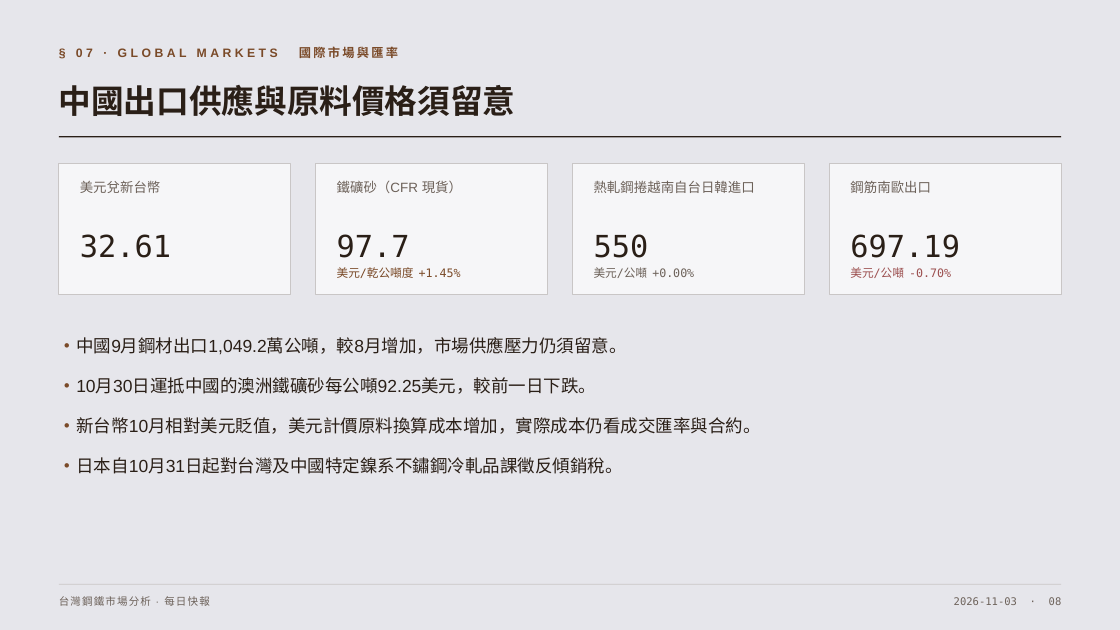
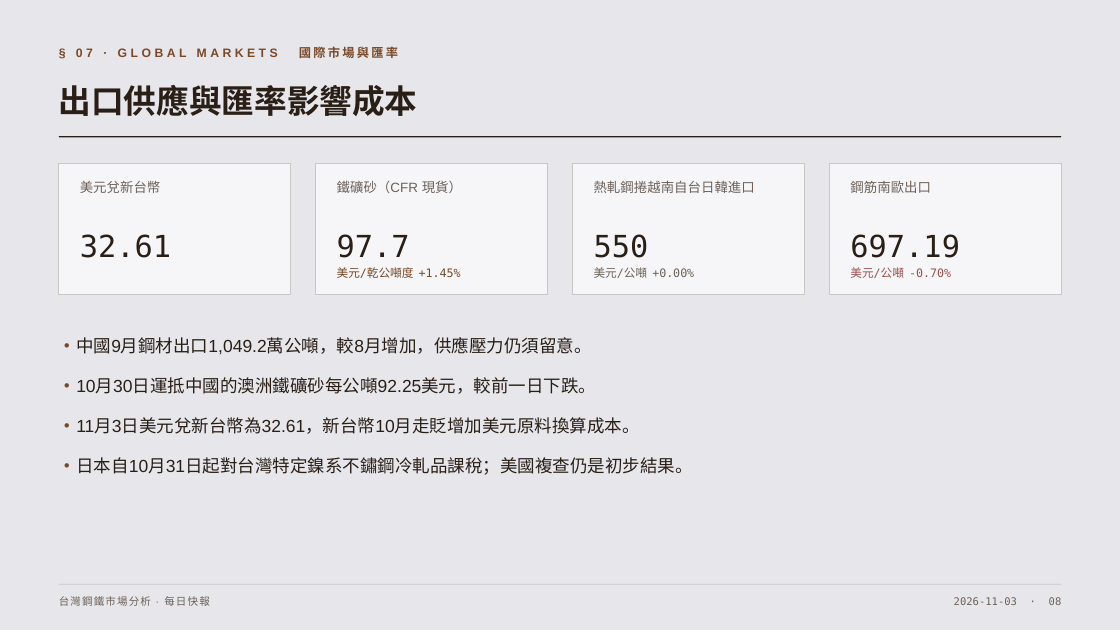
Before and after one commit to lijingchiu/SteelWeb, a slide deck: slide 8 of reports/steel-daily-2026-11-03.pptx. Drawn at 1120x630 pixels with LibreOffice and Linux fonts; fonts in the diff are those of the drawing. Boxes give left, top, right and bottom in pixels: in the first picture for what was removed or moved away, otherwise in the second. Text is boxed around its words. In the diff, an @@ line names an element or a change of style, - is before the commit and + after.

```diff
--- a/reports/steel-daily-2026-11-03.pptx
+++ b/reports/steel-daily-2026-11-03.pptx
@@ text at (59,85,418,116): text changed @@
-中國出口供應與原料價格須留意
+出口供應與匯率影響成本
@@ text at (59,337,592,354): text changed @@
-・中國9月鋼材出口1,049.2萬公噸，較8月增加，市場供應壓力仍須留意。
+・中國9月鋼材出口1,049.2萬公噸，較8月增加，供應壓力仍須留意。
@@ text at (59,417,693,475): text changed @@
-・新台幣10月相對美元貶值，美元計價原料換算成本增加，實際成本仍看成交匯率與合約。
-・日本自10月31日起對台灣及中國特定鎳系不鏽鋼冷軋品課徵反傾銷稅。
+・11月3日美元兌新台幣為32.61，新台幣10月走貶增加美元原料換算成本。
+・日本自10月31日起對台灣特定鎳系不鏽鋼冷軋品課稅；美國複查仍是初步結果。
```
Also in this commit, not shown: 10 other slides changed, 1 other file.
